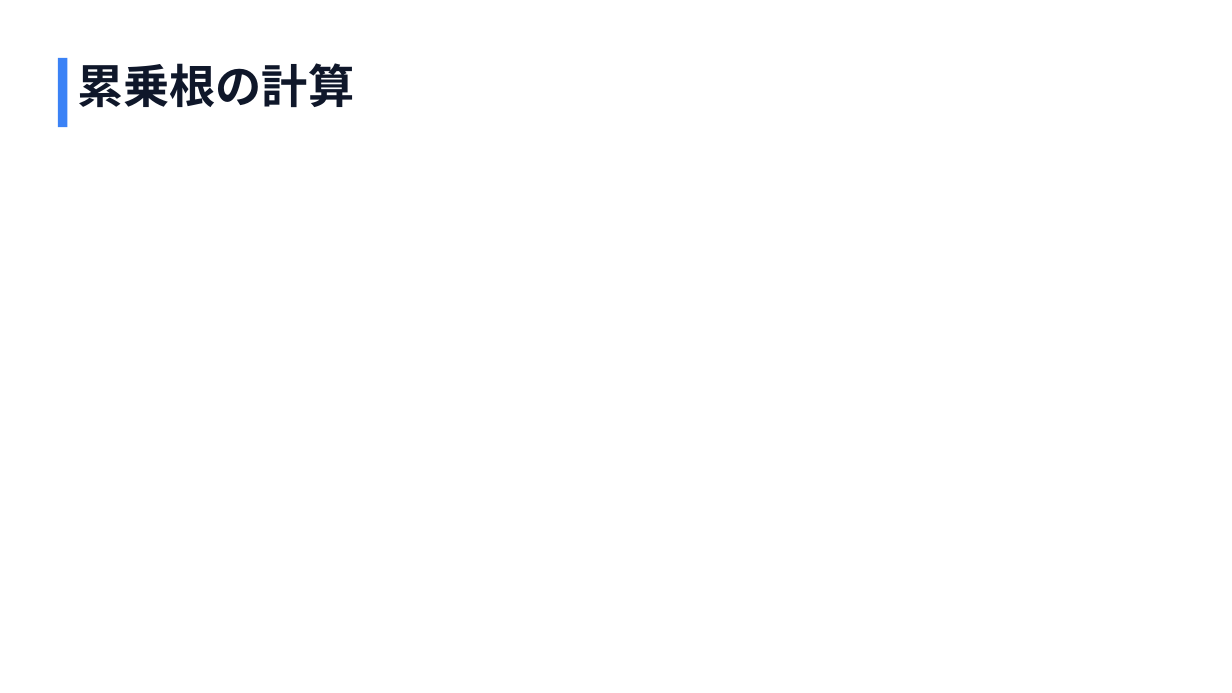
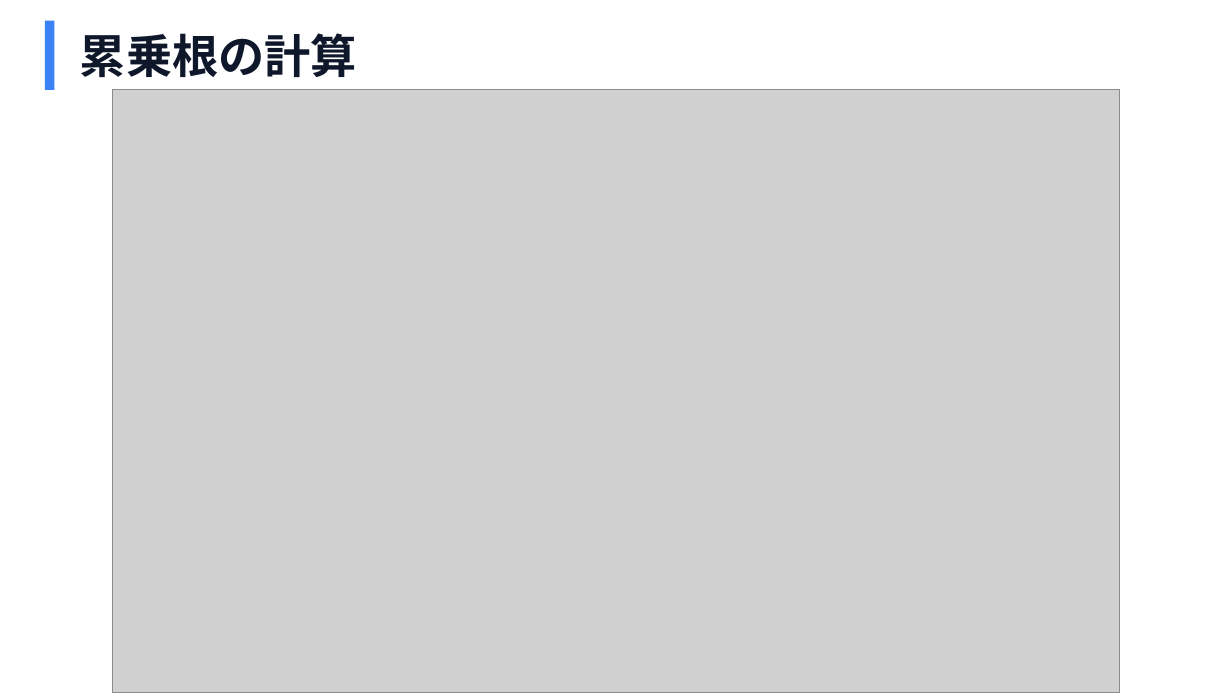
Before and after one commit to asohiroto/GameMath, a slide deck: slide 20 of 01.数学基礎/01.数学基礎.pptx. Drawn at 1232x693 pixels with LibreOffice and Linux fonts; fonts in the diff are those of the drawing; grey boxes stand for pictures. Boxes give left, top, right and bottom in pixels: in the first picture for what was removed or moved away, otherwise in the second. Text is boxed around its words. In the diff, an @@ line names an element or a change of style, - is before the commit and + after.

```diff
--- a/01.数学基礎/01.数学基礎.pptx
+++ b/01.数学基礎/01.数学基礎.pptx
@@ rectangle: place and size @@
-rectangle at [57,57,67,127]
+rectangle at [45,20,55,90]
@@ text "累乗根の計算": place and size @@
-text "累乗根の計算" at [77,63,354,107]
+text "累乗根の計算" at [80,33,357,77]
@@ picture added at [113,90,1120,693] @@
```
Also in this commit, not shown: 2 other slides changed.
